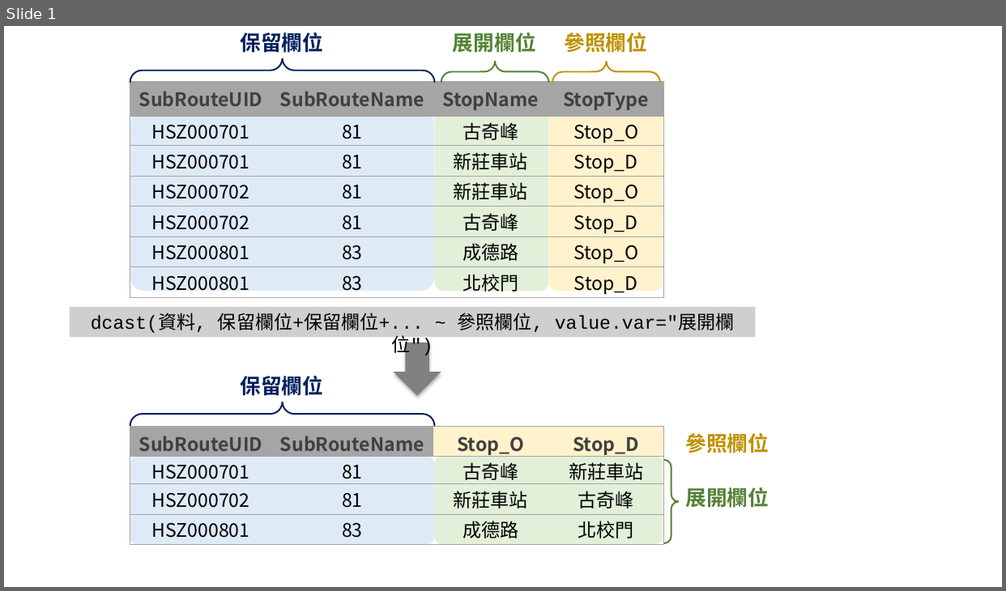
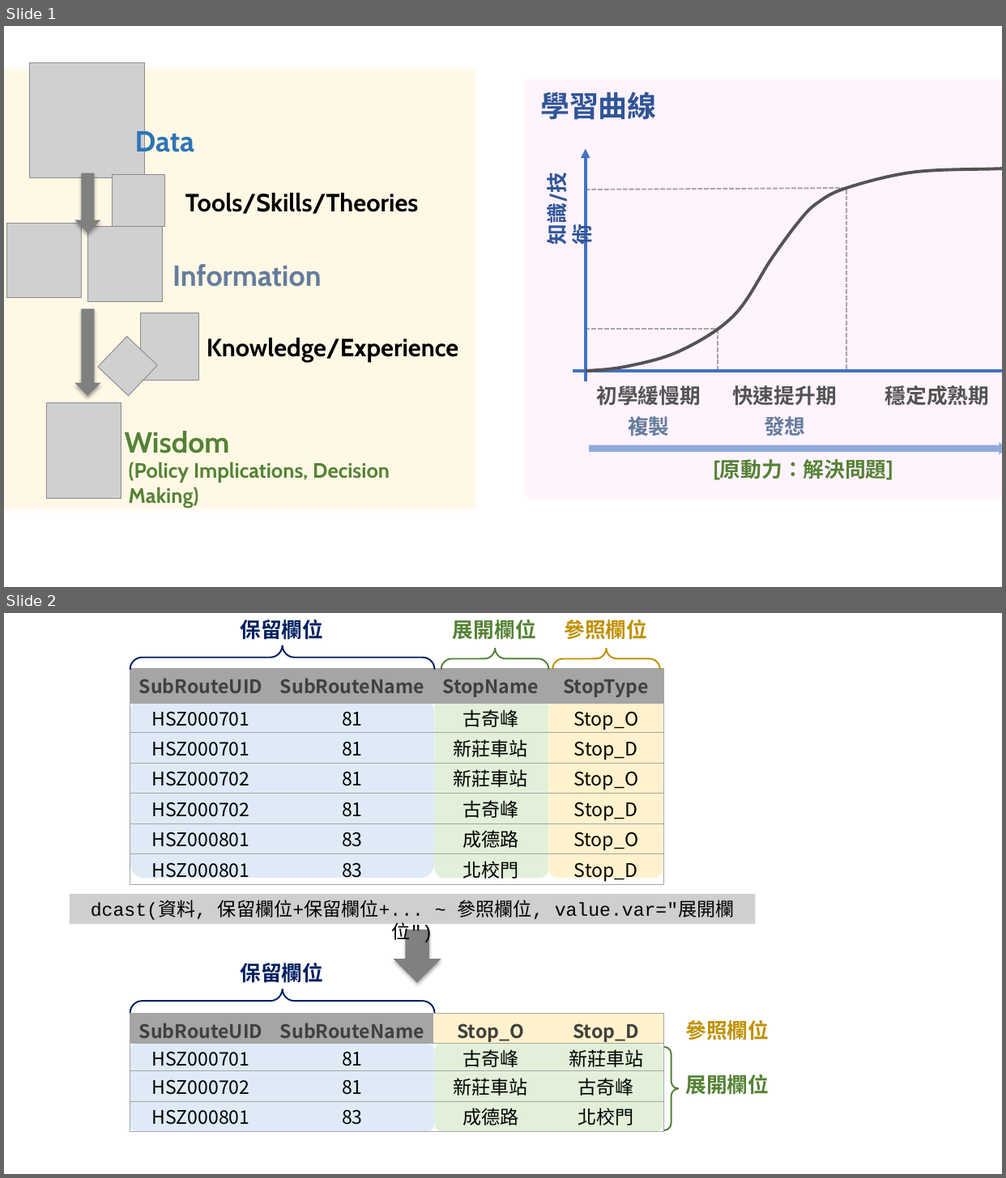
Before and after one commit to ChiaJung-Yeh/Transport-Analysis, a slide deck: figure/figure.pptx. Shown one above the other, each under a label of ours: slide 1 before the commit, slides 1 and 2 after it. The pictures are 1006x591 and 1006x1178 pixels, drawn with LibreOffice and Linux fonts; fonts in the diff are those of the drawing; grey boxes stand for pictures. Boxes give left, top, right and bottom in pixels: in the first picture for what was removed or moved away, otherwise in the second. Text is boxed around its words. In the diff, an @@ line names an element or a change of style, - is before the commit and + after.

```diff
--- a/figure/figure.pptx
+++ b/figure/figure.pptx
@@ slide 1 added at <box>4,26,1002,587</box>, background #FFFFFF @@
@@ rectangle added at <box>4,62,482,515</box>, fill #FFF8E5 @@
@@ picture added at <box>30,62,145,177</box> @@
@@ rectangle added at <box>521,75,1002,506</box>, fill #FFF3FD @@
@@ text added at <box>540,92,657,120</box>, 28 pt, text #2F5597, bold @@
+學習曲線
@@ text added at <box>135,127,194,159</box>, 28 pt, text #2E75B6, bold @@
+Data
@@ arrow added from (586, 382) to (586, 149), #4472C4 3 pt @@
@@ freeform shape added at <box>586,169,1002,371</box>, outline #525252 3 pt @@
@@ down arrow added at <box>74,173,100,233</box>, fill #808080 @@
@@ picture added at <box>113,174,165,227</box> @@
@@ text added at <box>185,193,419,214</box>, 24 pt, text #000000, bold @@
+Tools/Skills/Theories
@@ text added at <box>541,179,596,246</box>, 20 pt, text #2F5597, bold @@
+知識/技術
@@ line added from (586, 190) to (847, 189), #A6A6A6 1.5 pt dashed @@
@@ line added from (847, 190) to (847, 371), #A6A6A6 1.5 pt dashed @@
@@ picture added at <box>7,223,82,297</box> @@
@@ picture added at <box>88,227,163,301</box> @@
@@ text added at <box>172,264,322,287</box>, 28 pt, text #657D9D, bold @@
+Information
@@ down arrow added at <box>74,309,100,396</box>, fill #808080 @@
@@ picture added at <box>140,313,198,380</box> @@
@@ picture added at <box>98,337,157,396</box> @@
@@ text added at <box>206,338,459,362</box>, 24 pt, text #000000, bold @@
+Knowledge/Experience
@@ line added from (586, 329) to (718, 329), #A6A6A6 1.5 pt dashed @@
@@ line added from (718, 329) to (718, 371), #A6A6A6 1.5 pt dashed @@
@@ arrow added from (573, 371) to (1002, 371), #4472C4 3 pt @@
@@ text added at <box>596,386,700,405</box>, 20 pt, text #525252, bold @@
+初學緩慢期
@@ text added at <box>732,386,836,406</box>, 20 pt, text #525252, bold @@
+快速提升期
@@ text added at <box>885,386,989,406</box>, 20 pt, text #525252, bold @@
+穩定成熟期
@@ picture added at <box>46,403,121,498</box> @@
@@ text added at <box>125,431,230,454</box>, 28 pt, text #548235, bold @@
+Wisdom
@@ text added at <box>628,416,669,436</box>, 20 pt, text #657D9D, bold @@
+複製
@@ text added at <box>764,416,805,436</box>, 20 pt, text #657D9D, bold @@
+發想
@@ text added at <box>129,462,390,508</box>, 20 pt, text #548235, bold @@
+(Policy Implications, Decision Making)
@@ right arrow added at <box>590,442,1002,455</box>, fill #8FAADC @@
@@ text added at <box>713,459,893,480</box>, 20 pt, text #548235, bold @@
+[原動力：解決問題]
@@ what was slide 1 is now slide 2 @@
```
Also in this commit, not shown: 8 other files.
